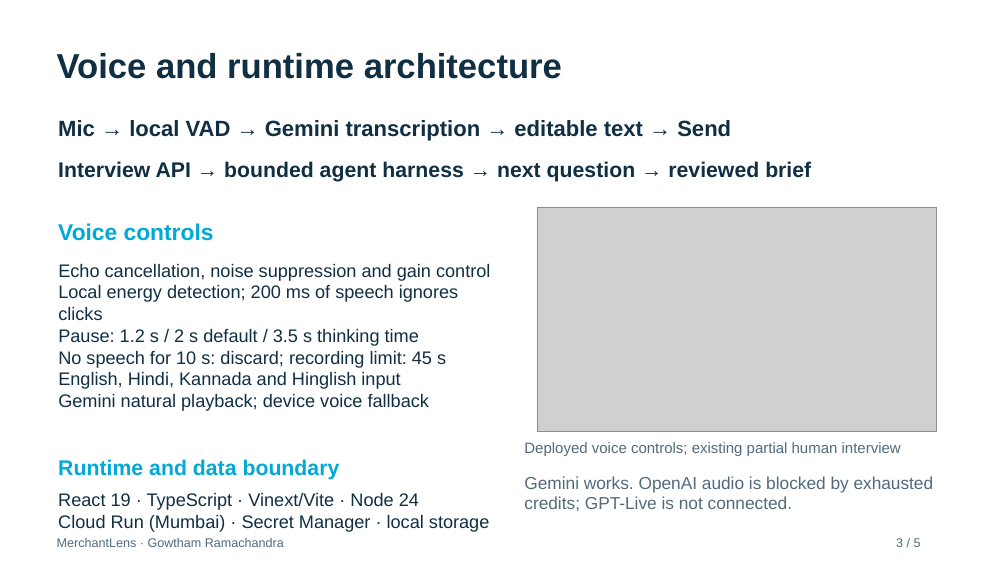
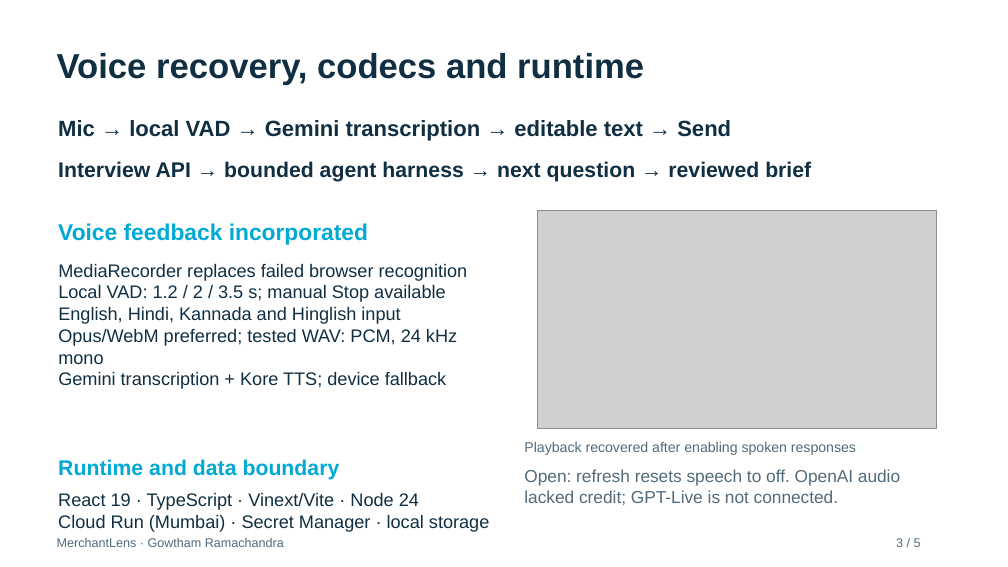
Before and after one commit to gowtham66867/merchantlens-paytm, a slide deck: slide 3 of docs/MerchantLens-Five-Slide-Pitch.pptx. Drawn at 1008x567 pixels with LibreOffice and Linux fonts; fonts in the diff are those of the drawing; grey boxes stand for pictures. Boxes give left, top, right and bottom in pixels: in the first picture for what was removed or moved away, otherwise in the second. Text is boxed around its words. In the diff, an @@ line names an element or a change of style, - is before the commit and + after.

Commit message:
Capture technical feedback and incorporate it in five-slide pitch

```diff
--- a/docs/MerchantLens-Five-Slide-Pitch.pptx
+++ b/docs/MerchantLens-Five-Slide-Pitch.pptx
@@ text at (x1=57, y1=53, x2=644, y2=85): text changed @@
-Voice and runtime architecture
+Voice recovery, codecs and runtime
@@ text at (x1=58, y1=223, x2=368, y2=245): text changed @@
-Voice controls
+Voice feedback incorporated
@@ text at (x1=58, y1=264, x2=468, y2=302): text changed @@
-Echo cancellation, noise suppression and gain control
-Local energy detection; 200 ms of speech ignores clicks
-Pause: 1.2 s / 2 s default / 3.5 s thinking time
-No speech for 10 s: discard; recording limit: 45 s
+MediaRecorder replaces failed browser recognition
+Local VAD: 1.2 / 2 / 3.5 s; manual Stop available
@@ text at (x1=58, y1=329, x2=457, y2=389): text changed @@
-Gemini natural playback; device voice fallback
+Opus/WebM preferred; tested WAV: PCM, 24 kHz mono
+Gemini transcription + Kore TTS; device fallback
@@ text at (x1=524, y1=441, x2=856, y2=455): text changed; size 14.2 to 13.5 pt @@
-Deployed voice controls; existing partial human interview
+Playback recovered after enabling spoken responses
@@ text at (x1=524, y1=469, x2=900, y2=505): text changed @@
-Gemini works. OpenAI audio is blocked by exhausted credits; GPT-Live is not connected.
+Open: refresh resets speech to off. OpenAI audio lacked credit; GPT-Live is not connected.
```
Also in this commit, not shown: 4 other slides changed, 2 other files.
